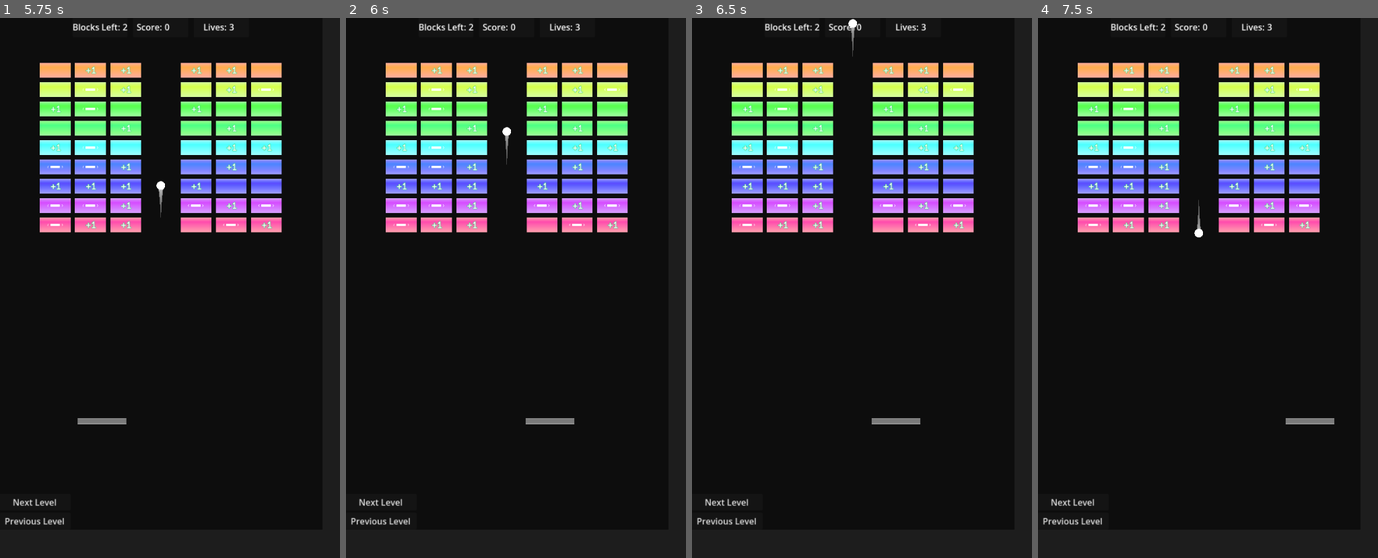
Above: before the commit, frames 1-4 (left to right).
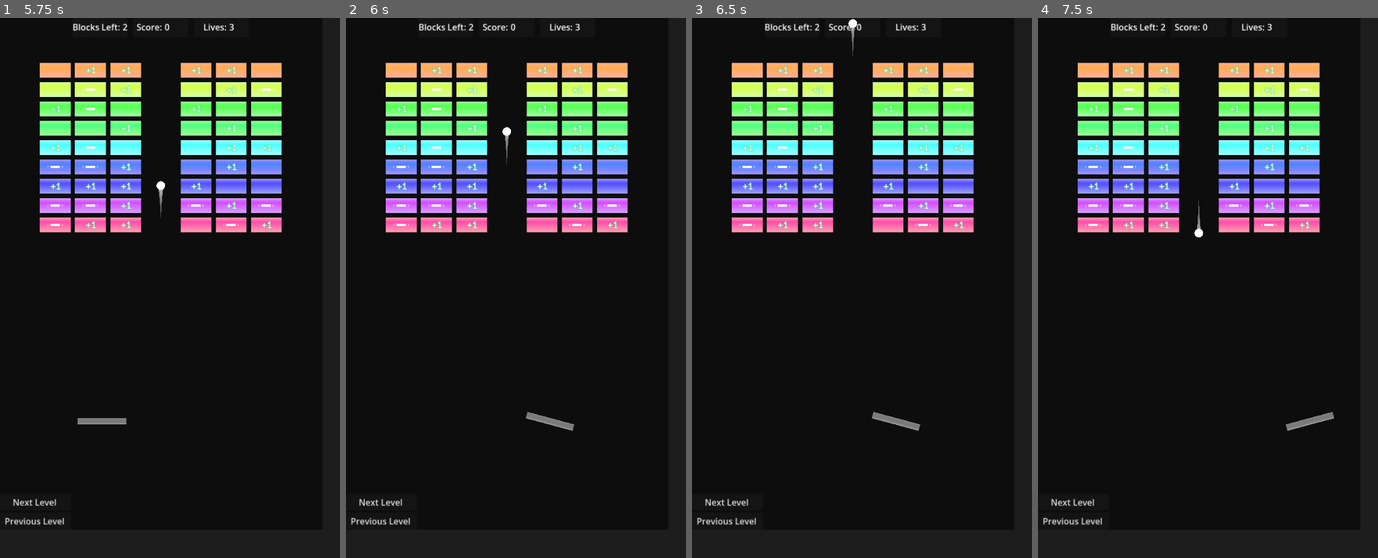
Above: after the commit, the same moments.

Repository: ProudFridge/Breakout
Game: Godot game, scene res://scenes/main_menu/main_menu.tscn
Same seed, same stepped clock (60 frames per second), same inputs: the game is played once before the commit and once after it. Sound files missing from this copy of the repository are replaced by a short silence.
Inputs (mouse positions are in pixels of both pictures, inside the frame that each line leads up to):
- Up to frame 1 (5.75 s): click "Easy" at 0.5 s; click "Easy" at 1.25 s; click "Next Level" at 2 s; click "Next Level" at 2.75 s; click "Previous Level" at 3.5 s; tap Enter at 4.25 s; move the mouse to (244, 261) at 4.27 s; hold E (tilt_right, bound only after the commit) 4.28-5.03 s; tap Shift (dash) at 4.35 s; click (244, 261) at 4.42 s; tap Space at 5 s; move the mouse to (102, 315) at 5.02 s; hold Down from 5.03 s (still down); tap Alt at 5.1 s
- Up to frame 2 (6 s): move the mouse to (550, 169) at 5.77 s; release Down at 5.78 s; hold E (tilt_right, bound only after the commit) from 5.78 s (still down); tap Shift (dash) at 5.85 s
- Up to frame 3 (6.5 s): keep holding E (tilt_right, bound only after the commit)
- Up to frame 4 (7.5 s): move the mouse to (1191, 396) at 6.52 s; release E (tilt_right, bound only after the commit) at 6.53 s; hold Up 6.53-7.28 s; tap Alt at 6.6 s; click (1191, 396) at 6.67 s; move the mouse to (1310, 369) at 7.27 s; hold Q (tilt_left, bound only after the commit) from 7.28 s (still down); tap Shift (dash) at 7.35 s

Frame 1 is identical in both runs. In frame 2, 0.2% of the frame differs, in the area x 52-68%, y 72-77%; in frame 3, 0.2%; in frame 4, 0.2%.

Commit message:
Add back paddle tilt

Diff:
--- a/project.godot
+++ b/project.godot
@@ -72,6 +72,16 @@
 "events": [Object(InputEventKey,"resource_local_to_scene":false,"resource_name":"","device":-1,"window_id":0,"alt_press …(195 unchanged characters)…
 ]
 }
+tilt_right={
+"deadzone": 0.2,
+"events": [Object(InputEventKey,"resource_local_to_scene":false,"resource_name":"","device":-1,"window_id":0,"alt_pressed":false,"shift_pressed":false,"ctrl_pressed":false,"meta_pressed":false,"pressed":false,"keycode":0,"physical_keycode":69,"key_label":0,"unicode":101,"location":0,"echo":false,"script":null)
+]
+}
+tilt_left={
+"deadzone": 0.2,
+"events": [Object(InputEventKey,"resource_local_to_scene":false,"resource_name":"","device":-1,"window_id":0,"alt_pressed":false,"shift_pressed":false,"ctrl_pressed":false,"meta_pressed":false,"pressed":false,"keycode":0,"physical_keycode":81,"key_label":0,"unicode":113,"location":0,"echo":false,"script":null)
+]
+}
 
 [layer_names]
 
--- a/scenes/paddle/paddle.gd
+++ b/scenes/paddle/paddle.gd
@@ -4,7 +4,7 @@
 var SPEED: float = 300.0
 var oriSpeed: float = SPEED
 const maxTiltAngle: float = deg_to_rad(15)
-var tiltAccel: float = 2
+var tiltAccel: float = 5
 var prevPosition: Vector2 = Vector2.ZERO
 var computedVelocity: Vector2 = Vector2.ZERO
 
@@ -24,6 +24,14 @@
 	#
 	position.x = get_global_mouse_position().x
 
+	# Handle the paddle tilt
+	if Input.is_action_pressed("tilt_right"):
+		rotation = move_toward(rotation, maxTiltAngle, tiltAccel * delta)
+	elif Input.is_action_pressed("tilt_left"):
+		rotation = move_toward(rotation, -maxTiltAngle, tiltAccel * delta)
+	else:
+		rotation = move_toward(rotation, 0, tiltAccel * delta)
+
 	var collision: KinematicCollision2D = move_and_collide(velocity * delta)
 
 
